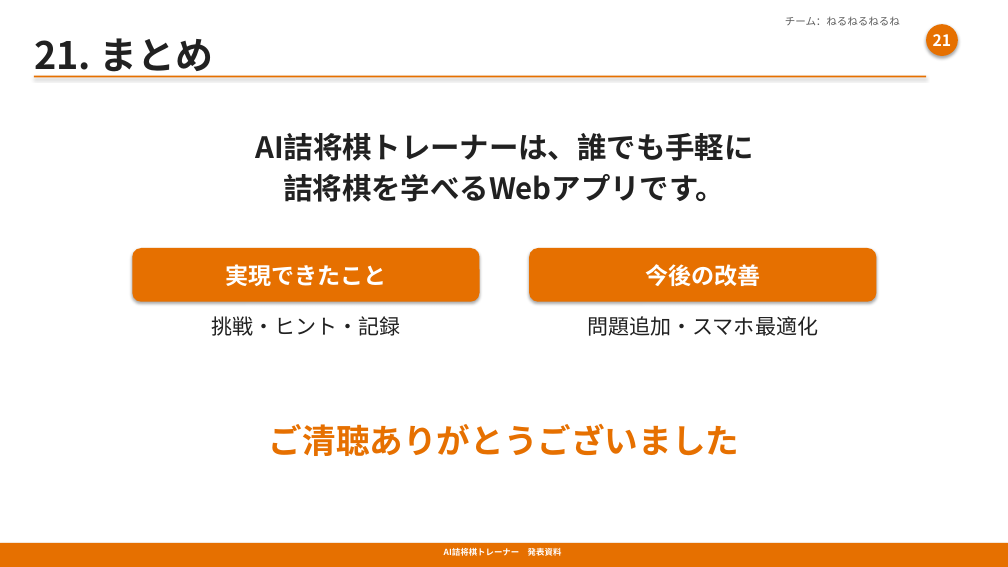
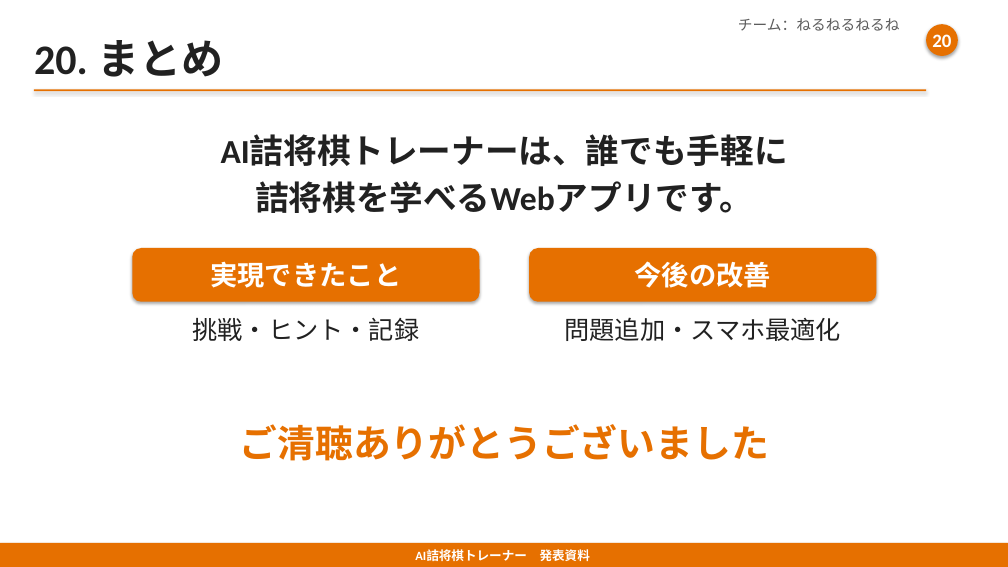
Before and after one commit to yoichi-project01/shogi-tsume-ai, a slide deck: slide 21 of AI詰将棋トレーナー_発表用.pptx (slide 22 before the commit). Drawn at 1008x567 pixels with LibreOffice and Linux fonts; fonts in the diff are those of the drawing. Boxes give left, top, right and bottom in pixels: in the first picture for what was removed or moved away, otherwise in the second. Text is boxed around its words. In the diff, an @@ line names an element or a change of style, - is before the commit and + after.

```diff
--- a/AI詰将棋トレーナー_発表用.pptx
+++ b/AI詰将棋トレーナー_発表用.pptx
@@ text "チーム：ねるねるねるね" at [738,18,900,31]: size 10 to 14 pt, font Noto Sans CJK JP to Calibri @@
@@ text at [34,40,223,77]: text changed; size 36 to 40 pt; font Noto Sans CJK JP to Calibri @@
-21. まとめ
+20. まとめ
@@ text in ellipse at [932,34,951,53]: text changed; size 15 to 18 pt; font Noto Sans CJK JP to Calibri @@
-21
+20
@@ rectangle: place and size @@
-rectangle at [34,76,926,78]
+rectangle at [34,89,926,91]
@@ text "AI詰将棋トレーナーは、誰でも手軽に" at [221,136,788,213]: size 28 to 32 pt, font Noto Sans CJK JP to Calibri @@
@@ rounded rectangle "実現できたこと" at [132,248,479,302]: size 22 to 26 pt, font Noto Sans CJK JP to Calibri @@
@@ rounded rectangle "今後の改善" at [529,248,876,302]: size 22 to 26 pt, font Noto Sans CJK JP to Calibri @@
@@ text "挑戦・ヒント・記録" at [193,318,420,341]: size 20 to 24 pt, font Noto Sans CJK JP to Calibri @@
@@ text "問題追加・スマホ最適化" at [565,317,841,341]: size 20 to 24 pt, font Noto Sans CJK JP to Calibri @@
@@ text "ご清聴ありがとうございました" at [240,424,769,461]: size 32 to 36 pt, font Noto Sans CJK JP to Calibri @@
@@ text "AI詰将棋トレーナー 発表資料" at [415,549,590,561]: size 8 to 12 pt, font Noto Sans CJK JP to Calibri @@
```
Also in this commit, not shown: 20 other slides changed, 1 slide removed, 1 other file.
